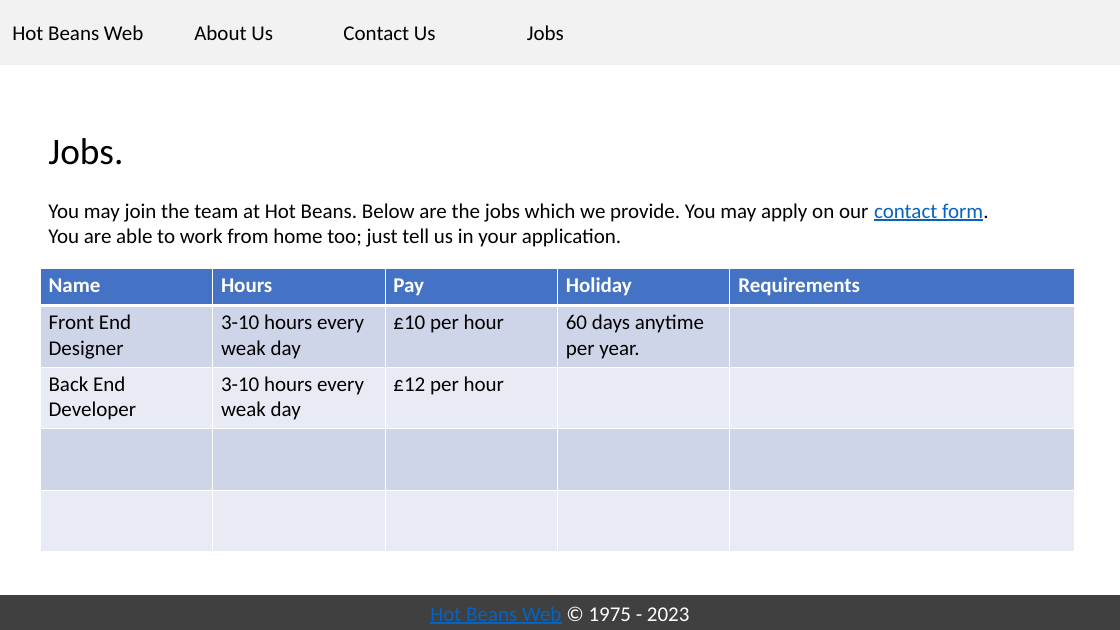
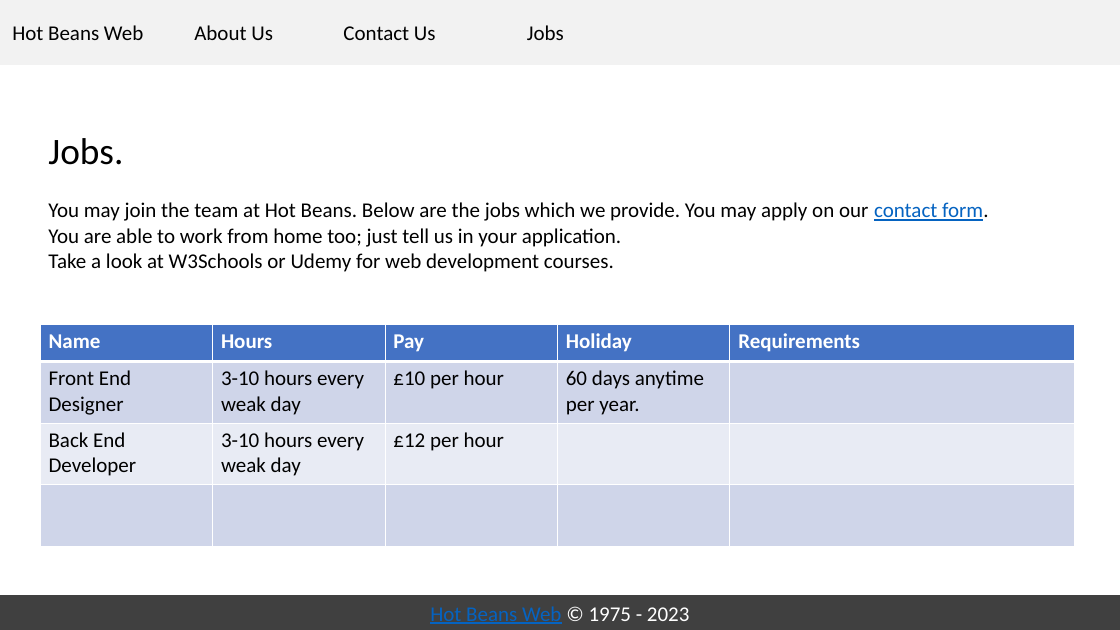
Before and after one commit to ajh123-collage/small-sites, a slide deck: slide 3 of Unit 15 - Assignment 2 - SH/assets/design.pptx. Drawn at 1120x630 pixels with LibreOffice and Linux fonts; fonts in the diff are those of the drawing. Boxes give left, top, right and bottom in pixels: in the first picture for what was removed or moved away, otherwise in the second. Text is boxed around its words. In the diff, an @@ line names an element or a change of style, - is before the commit and + after.

Commit message:
some more

```diff
--- a/Unit 15 - Assignment 2 - SH/assets/design.pptx
+++ b/Unit 15 - Assignment 2 - SH/assets/design.pptx
@@ text at (x1=48, y1=253, x2=614, y2=272): paragraph added @@
+Take a look at W3Schools or Udemy for web development courses.
@@ table at (x1=40, y1=325, x2=1075, y2=547) @@
-row 5:  |  |  |  | 
@@ table resized from (x1=40, y1=269, x2=1075, y2=552) to (x1=40, y1=325, x2=1075, y2=547) @@
```
